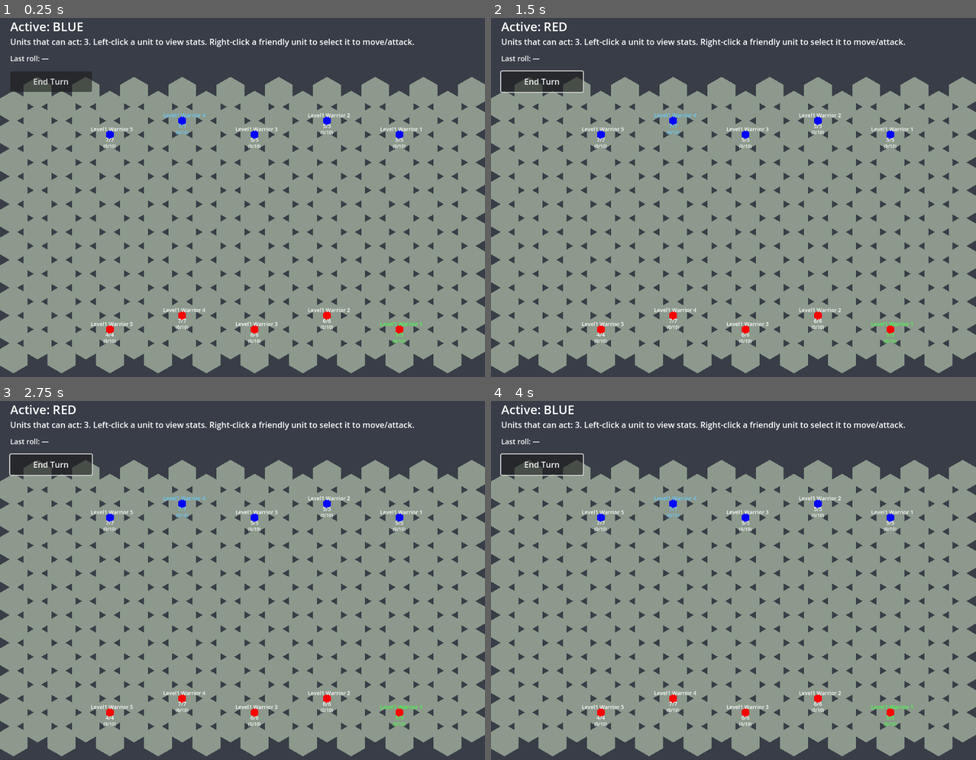
Above: before the commit, frames 1-4 (two rows, left to right).
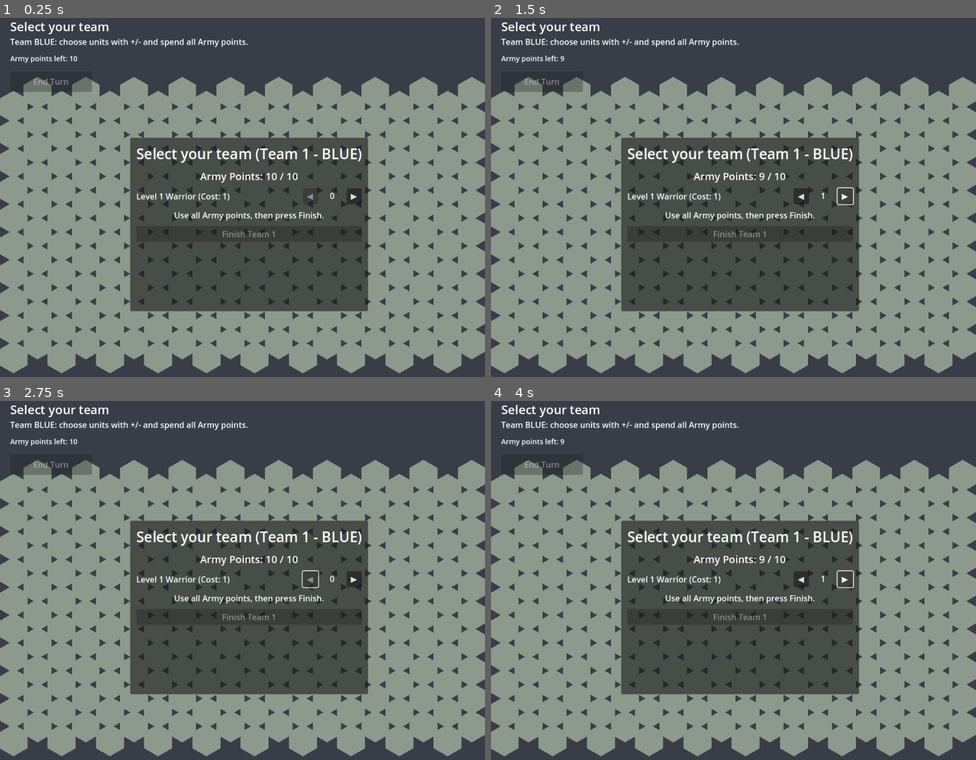
Above: after the commit, the same moments.

Repository: shevel0001/BattleBox-AI
Game: Godot game, scene res://scenes/Main.tscn
The game is run twice, just before and just after one commit, with the same random seed, the same clock (stepped at 60 frames per second) and the same inputs.
Inputs (mouse positions are in pixels of both pictures, inside the frame that each line leads up to):
- Up to frame 1 (0.25 s): no input
- Up to frame 2 (1.5 s): click (544, 82) at 0.5 s, where only the run before the commit has a clickable "End Turn"; click (845, 197) at 1.25 s, where only the run after the commit has a clickable "▶"
- Up to frame 3 (2.75 s): click (310, 580) at 2 s, where only the run after the commit has a clickable "◀"
- Up to frame 4 (4 s): click (544, 465) at 2.75 s, where only the run before the commit has a clickable "End Turn"; click (845, 580) at 3.5 s, where only the run after the commit has a clickable "▶"

The runs differ from the first frame. In frame 1, 26% of the frame differs, in the area x 2-87%, y 1-91%; in frame 2, 26%; in frame 3, 26%; in frame 4, 26%, in the area x 1-87%, y 1-91%.

Commit message:
Add pre-battle team draft with army points
Co-authored-by: shevel0001 <shevel0001@users.noreply.github.com>

Diff:
--- a/scripts/battle_controller.gd
+++ b/scripts/battle_controller.gd
@@ -5,21 +5,14 @@
 const ROWS: int = 20
 const HEX_RADIUS: float = 42.0
 
-# Starting positions using offset coords (col,row), then converted to axial.
-# Five units per side, spaced vertically near opposite edges of the board.
-const BLUE_OFFSET_STARTS: Array[Vector2i] = [
-	Vector2i(1, 3),
-	Vector2i(1, 6),
-	Vector2i(1, 9),
-	Vector2i(1, 12),
-	Vector2i(1, 15),
-]
-const RED_OFFSET_STARTS: Array[Vector2i] = [
-	Vector2i(8, 3),
-	Vector2i(8, 6),
-	Vector2i(8, 9),
-	Vector2i(8, 12),
-	Vector2i(8, 15),
+const STARTING_ARMY_POINTS: int = 10
+const UNIT_DRAFT_OPTIONS := [
+	{
+		"id": "warrior_l1",
+		"display_name": "Level 1 Warrior",
+		"cost": 1,
+		"unit_type": "Warrior"
+	}
 ]
 
 var grid: Grid
@@ -59,9 +52,23 @@
 var rng: RandomNumberGenerator = RandomNumberGenerator.new()
 
 var team_spawn_counts: Dictionary = {}
+var is_draft_phase: bool = true
+var draft_team_order: Array = [Unit.Team.BLUE, Unit.Team.RED]
+var current_draft_index: int = 0
+var team_points_remaining: Dictionary = {}
+var team_draft_counts: Dictionary = {}
+
+var draft_panel: PanelContainer
+var draft_title_label: Label
+var draft_points_label: Label
+var draft_help_label: Label
+var draft_finish_button: Button
+var draft_option_count_labels: Dictionary = {}
+var draft_option_minus_buttons: Dictionary = {}
+var draft_option_plus_buttons: Dictionary = {}
 
 func _ready() -> void:
-	print("How to Play: Click a unit (your color) to select. Click a highlighted tile to move. Click an adjacent enemy to attack. Click your unit again to skip attack. Press End Turn when done.")
+	print("Team setup: Spend 10 Army points per team, then start battle.")
 	rng.randomize()
 	team_spawn_counts[Unit.Team.BLUE] = 0
 	team_spawn_counts[Unit.Team.RED] = 0
@@ -93,8 +100,9 @@
 
 	grid = Grid.new(COLS, ROWS, HEX_RADIUS)
 	_build_grid()
-	_spawn_units()
-	_start_team_turn()
+	_init_team_draft_state()
+	_setup_team_draft_ui()
+	_update_team_draft_ui()
 	_update_hud()
 
 func _ensure_unit_info_panel_controls() -> void:
@@ -191,13 +199,241 @@
 			tile.set_coord(coord)
 			grid.tiles[coord] = tile
 
-func _spawn_units() -> void:
-	for offset in BLUE_OFFSET_STARTS:
-		_spawn_unit(Hex.offset_to_axial(offset), Unit.Team.BLUE)
-	for offset in RED_OFFSET_STARTS:
-		_spawn_unit(Hex.offset_to_axial(offset), Unit.Team.RED)
-
-func _spawn_unit(coord: Vector2i, team: Unit.Team) -> void:
+func _init_team_draft_state() -> void:
+	is_draft_phase = true
+	current_draft_index = 0
+	team_points_remaining.clear()
+	team_draft_counts.clear()
+	for team in draft_team_order:
+		team_points_remaining[team] = STARTING_ARMY_POINTS
+		var counts := {}
+		for option in UNIT_DRAFT_OPTIONS:
+			counts[option["id"]] = 0
+		team_draft_counts[team] = counts
+
+func _setup_team_draft_ui() -> void:
+	if draft_panel:
+		draft_panel.queue_free()
+	draft_option_count_labels.clear()
+	draft_option_minus_buttons.clear()
+	draft_option_plus_buttons.clear()
+
+	draft_panel = PanelContainer.new()
+	draft_panel.name = "TeamDraftPanel"
+	draft_panel.anchor_left = 0.5
+	draft_panel.anchor_top = 0.5
+	draft_panel.anchor_right = 0.5
+	draft_panel.anchor_bottom = 0.5
+	draft_panel.offset_left = -220
+	draft_panel.offset_top = -170
+	draft_panel.offset_right = 220
+	draft_panel.offset_bottom = 170
+	draft_panel.mouse_filter = Control.MOUSE_FILTER_STOP
+	hud.add_child(draft_panel)
+
+	var margin := MarginContainer.new()
+	margin.add_theme_constant_override("margin_left", 12)
+	margin.add_theme_constant_override("margin_right", 12)
+	margin.add_theme_constant_override("margin_top", 12)
+	margin.add_theme_constant_override("margin_bottom", 12)
+	draft_panel.add_child(margin)
+
+	var vbox := VBoxContainer.new()
+	vbox.add_theme_constant_override("separation", 10)
+	margin.add_child(vbox)
+
+	draft_title_label = Label.new()
+	draft_title_label.horizontal_alignment = HORIZONTAL_ALIGNMENT_CENTER
+	draft_title_label.add_theme_font_size_override("font_size", 28)
+	draft_title_label.text = "Select your team"
+	vbox.add_child(draft_title_label)
+
+	draft_points_label = Label.new()
+	draft_points_label.horizontal_alignment = HORIZONTAL_ALIGNMENT_CENTER
+	draft_points_label.add_theme_font_size_override("font_size", 20)
+	vbox.add_child(draft_points_label)
+
+	var options_box := VBoxContainer.new()
+	options_box.add_theme_constant_override("separation", 8)
+	vbox.add_child(options_box)
+
+	for option in UNIT_DRAFT_OPTIONS:
+		var option_id := String(option["id"])
+		var row := HBoxContainer.new()
+		row.add_theme_constant_override("separation", 8)
+		options_box.add_child(row)
+
+		var option_name := Label.new()
+		option_name.size_flags_horizontal = Control.SIZE_EXPAND_FILL
+		option_name.text = "%s (Cost: %d)" % [option["display_name"], int(option["cost"])]
+		row.add_child(option_name)
+
+		var minus_button := Button.new()
+		minus_button.text = "◀"
+		minus_button.tooltip_text = "Decrease unit count"
+		minus_button.custom_minimum_size = Vector2(30, 28)
+		minus_button.pressed.connect(_on_draft_adjust_pressed.bind(option_id, -1))
+		row.add_child(minus_button)
+		draft_option_minus_buttons[option_id] = minus_button
+
+		var count_label := Label.new()
+		count_label.text = "0"
+		count_label.custom_minimum_size = Vector2(40, 24)
+		count_label.horizontal_alignment = HORIZONTAL_ALIGNMENT_CENTER
+		row.add_child(count_label)
+		draft_option_count_labels[option_id] = count_label
+
+		var plus_button := Button.new()
+		plus_button.text = "▶"
+		plus_button.tooltip_text = "Increase unit count"
+		plus_button.custom_minimum_size = Vector2(30, 28)
+		plus_button.pressed.connect(_on_draft_adjust_pressed.bind(option_id, 1))
+		row.add_child(plus_button)
+		draft_option_plus_buttons[option_id] = plus_button
+
+	draft_help_label = Label.new()
+	draft_help_label.autowrap_mode = TextServer.AUTOWRAP_WORD_SMART
+	draft_help_label.horizontal_alignment = HORIZONTAL_ALIGNMENT_CENTER
+	vbox.add_child(draft_help_label)
+
+	draft_finish_button = Button.new()
+	draft_finish_button.text = "Finish"
+	draft_finish_button.pressed.connect(_on_draft_finish_pressed)
+	vbox.add_child(draft_finish_button)
+
+func _get_current_draft_team() -> Unit.Team:
+	return draft_team_order[current_draft_index]
+
+func _team_name(team: Unit.Team) -> String:
+	return "BLUE" if team == Unit.Team.BLUE else "RED"
+
+func _get_draft_option_by_id(option_id: String) -> Dictionary:
+	for option in UNIT_DRAFT_OPTIONS:
+		if String(option["id"]) == option_id:
+			return option
+	return {}
+
+func _update_team_draft_ui() -> void:
+	if not draft_panel:
+		return
+
+	var team := _get_current_draft_team()
+	var remaining: int = int(team_points_remaining.get(team, 0))
+	var team_counts: Dictionary = team_draft_counts.get(team, {})
+	var team_number: int = current_draft_index + 1
+
+	draft_title_label.text = "Select your team (Team %d - %s)" % [team_number, _team_name(team)]
+	draft_points_label.text = "Army Points: %d / %d" % [remaining, STARTING_ARMY_POINTS]
+	draft_help_label.text = "Use all Army points, then press Finish."
+	draft_finish_button.text = "Finish Team %d" % team_number
+	draft_finish_button.disabled = (remaining != 0)
+
+	for option in UNIT_DRAFT_OPTIONS:
+		var option_id := String(option["id"])
+		var count_value: int = int(team_counts.get(option_id, 0))
+		var cost: int = int(option["cost"])
+		if draft_option_count_labels.has(option_id):
+			var count_label := draft_option_count_labels[option_id] as Label
+			count_label.text = str(count_value)
+		if draft_option_minus_buttons.has(option_id):
+			var minus_button := draft_option_minus_buttons[option_id] as Button
+			minus_button.disabled = (count_value <= 0)
+		if draft_option_plus_buttons.has(option_id):
+			var plus_button := draft_option_plus_buttons[option_id] as Button
+			plus_button.disabled = (remaining < cost)
+
+	unit_info_panel.visible = false
+
+func _on_draft_adjust_pressed(option_id: String, delta: int) -> void:
+	if not is_draft_phase:
+		return
+
+	var option := _get_draft_option_by_id(option_id)
+	if option.is_empty():
+		return
+
+	var team := _get_current_draft_team()
+	var team_counts: Dictionary = team_draft_counts.get(team, {})
+	var current_value: int = int(team_counts.get(option_id, 0))
+	var remaining: int = int(team_points_remaining.get(team, 0))
+	var cost: int = int(option["cost"])
+
+	if delta > 0:
+		if remaining < cost:
+			return
+		current_value += 1
+		remaining -= cost
+	elif delta < 0:
+		if current_value <= 0:
+			return
+		current_value -= 1
+		remaining += cost
+
+	team_counts[option_id] = current_value
+	team_draft_counts[team] = team_counts
+	team_points_remaining[team] = remaining
+	_update_team_draft_ui()
+	_update_hud()
+
+func _on_draft_finish_pressed() -> void:
+	if not is_draft_phase:
+		return
+
+	var team := _get_current_draft_team()
+	if int(team_points_remaining.get(team, 0)) != 0:
+		return
+
+	current_draft_index += 1
+	if current_draft_index < draft_team_order.size():
+		_update_team_draft_ui()
+		_update_hud()
+		return
+
+	_begin_battle_after_draft()
+
+func _get_spawn_offsets_for_team(team: Unit.Team, needed_count: int) -> Array[Vector2i]:
+	var spawn_offsets: Array[Vector2i] = []
+	var spawn_col: int = 1 if team == Unit.Team.BLUE else 8
+	for row in range(1, ROWS, 2):
+		spawn_offsets.append(Vector2i(spawn_col, row))
+	if needed_count > spawn_offsets.size():
+		push_warning("Not enough spawn tiles for %s team draft count (%d)." % [_team_name(team), needed_count])
+	return spawn_offsets
+
+func _spawn_units_from_draft() -> void:
+	team_spawn_counts[Unit.Team.BLUE] = 0
+	team_spawn_counts[Unit.Team.RED] = 0
+
+	for team in draft_team_order:
+		var team_counts: Dictionary = team_draft_counts.get(team, {})
+		var total_units: int = 0
+		for option in UNIT_DRAFT_OPTIONS:
+			total_units += int(team_counts.get(String(option["id"]), 0))
+
+		var spawn_offsets := _get_spawn_offsets_for_team(team, total_units)
+		var spawn_index: int = 0
+		for option in UNIT_DRAFT_OPTIONS:
+			var option_id := String(option["id"])
+			var count_value: int = int(team_counts.get(option_id, 0))
+			var unit_type := String(option.get("unit_type", "Warrior"))
+			for _i in range(count_value):
+				if spawn_index >= spawn_offsets.size():
+					break
+				var offset: Vector2i = spawn_offsets[spawn_index]
+				spawn_index += 1
+				_spawn_unit(Hex.offset_to_axial(offset), team, unit_type)
+
+func _begin_battle_after_draft() -> void:
+	is_draft_phase = false
+	if draft_panel:
+		draft_panel.visible = false
+	_spawn_units_from_draft()
+	_start_team_turn()
+	_update_hud()
+	log_label.text = "Team setup complete. Battle start!"
+	print("How to Play: Click a unit (your color) to select. Click a highlighted tile to move. Click an adjacent enemy to attack. Click your unit again to skip attack. Press End Turn when done.")
+
+func _spawn_unit(coord: Vector2i, team: Unit.Team, unit_type: String = "Warrior") -> void:
 	var u: Unit = unit_scene.instantiate()
 	u.team = team
 	u.hex_radius = HEX_RADIUS
@@ -206,7 +442,7 @@
 	var current_count: int = int(team_spawn_counts.get(team, 0))
 	current_count += 1
 	team_spawn_counts[team] = current_count
-	u.unit_type = "Warrior"
+	u.unit_type = unit_type
 	u.unit_index = current_count
 	u.refresh_labels()
 	grid.set_occupied(coord, u)
@@ -235,6 +471,14 @@
 			tile.set_highlight(false)
 
 func _update_hud() -> void:
+	if is_draft_phase:
+		var draft_team := _get_current_draft_team()
+		active_team_label.text = "Select your team"
+		info_label.text = "Team %s: choose units with +/- and spend all Army points." % _team_name(draft_team)
+		log_label.text = "Army points left: %d" % int(team_points_remaining.get(draft_team, 0))
+		end_turn_button.disabled = true
+		return
+
 	var team_name := "BLUE" if active_team == Unit.Team.BLUE else "RED"
 	active_team_label.text = "Active: %s" % team_name
 	var remaining := _remaining_to_act()
@@ -280,6 +524,8 @@
 		_update_hud()
 
 func _on_end_turn_pressed() -> void:
+	if is_draft_phase:
+		return
 	if winner >= 0:
 		return
 	_clear_highlights()
@@ -293,6 +539,8 @@
 	_update_hud()
 
 func _unhandled_input(event: InputEvent) -> void:
+	if is_draft_phase:
+		return
 	if event is InputEventMouseButton and event.pressed:
 		if event.button_index == MOUSE_BUTTON_LEFT:
 			_handle_click(get_global_mouse_position(), false)
